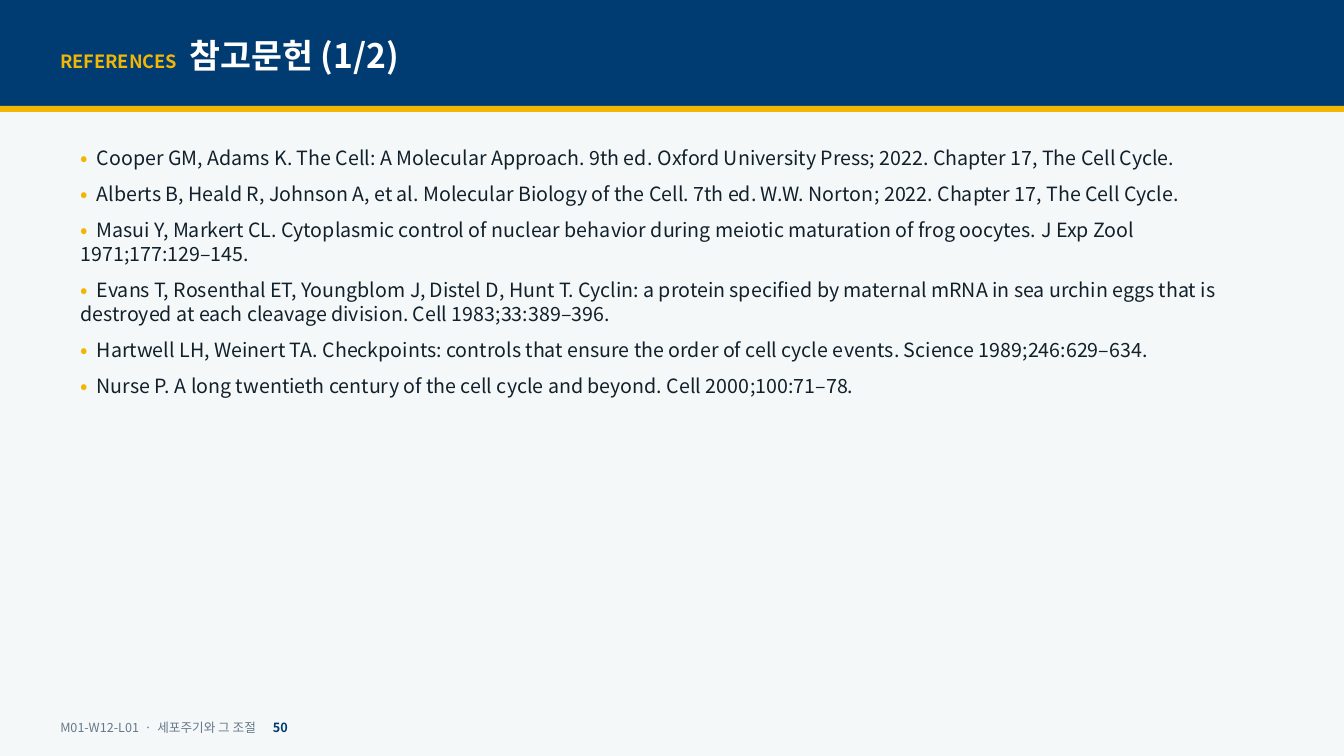
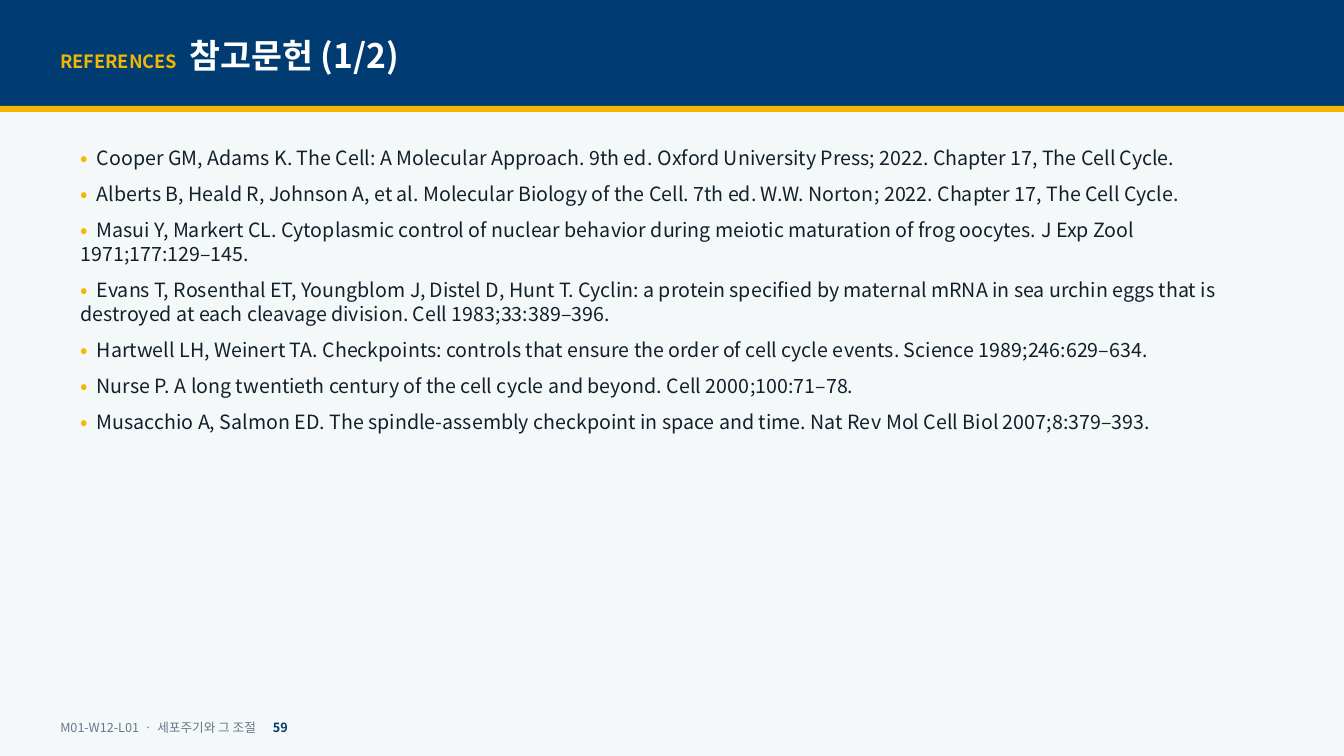
Before and after one commit to hoperiasd2/hoperiasd2.github.io, a slide deck: slide 59 of curriculum/M01/W12/L01/slides.pptx (slide 50 before the commit). Drawn at 1344x756 pixels with LibreOffice and Linux fonts; fonts in the diff are those of the drawing. Boxes give left, top, right and bottom in pixels: in the first picture for what was removed or moved away, otherwise in the second. Text is boxed around its words. In the diff, an @@ line names an element or a change of style, - is before the commit and + after.

```diff
--- a/curriculum/M01/W12/L01/slides.pptx
+++ b/curriculum/M01/W12/L01/slides.pptx
@@ text at (97,413,1150,434): paragraph added @@
+• Musacchio A, Salmon ED. The spindle-assembly checkpoint in space and time. Nat Rev Mol Cell Biol 2007;8:379–393.
@@ text at (60,721,288,733): text changed @@
-M01-W12-L01 · 세포주기와 그 조절 50
+M01-W12-L01 · 세포주기와 그 조절 59
```
Also in this commit, not shown: 44 other slides changed, 9 slides added, 29 other files.
